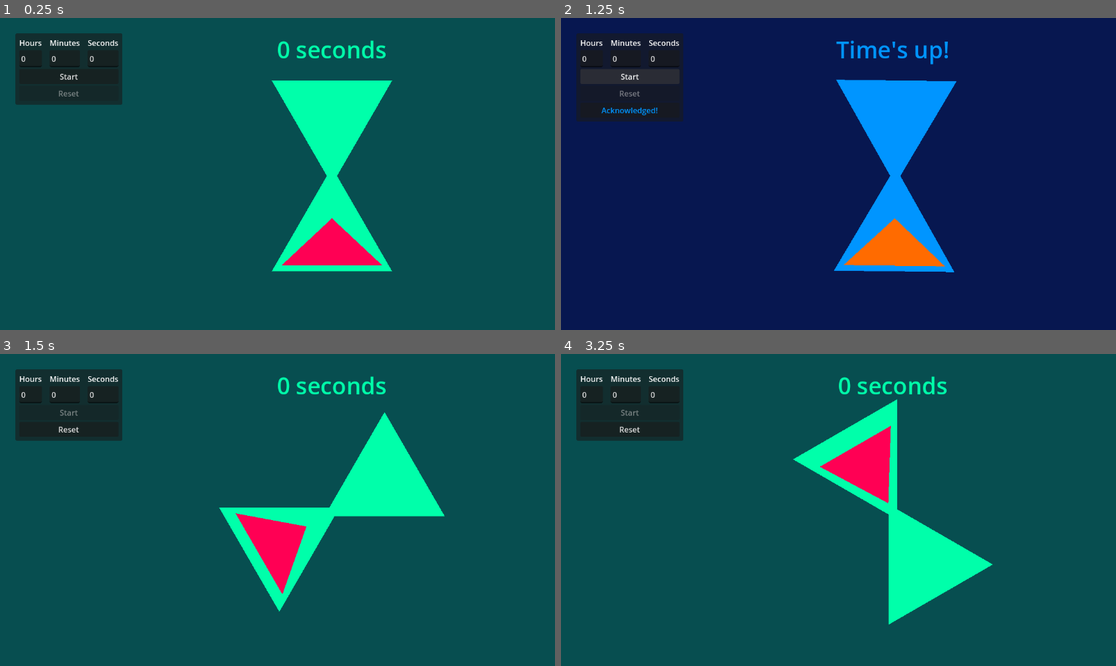
Above: before the commit, frames 1-4 (two rows, left to right).
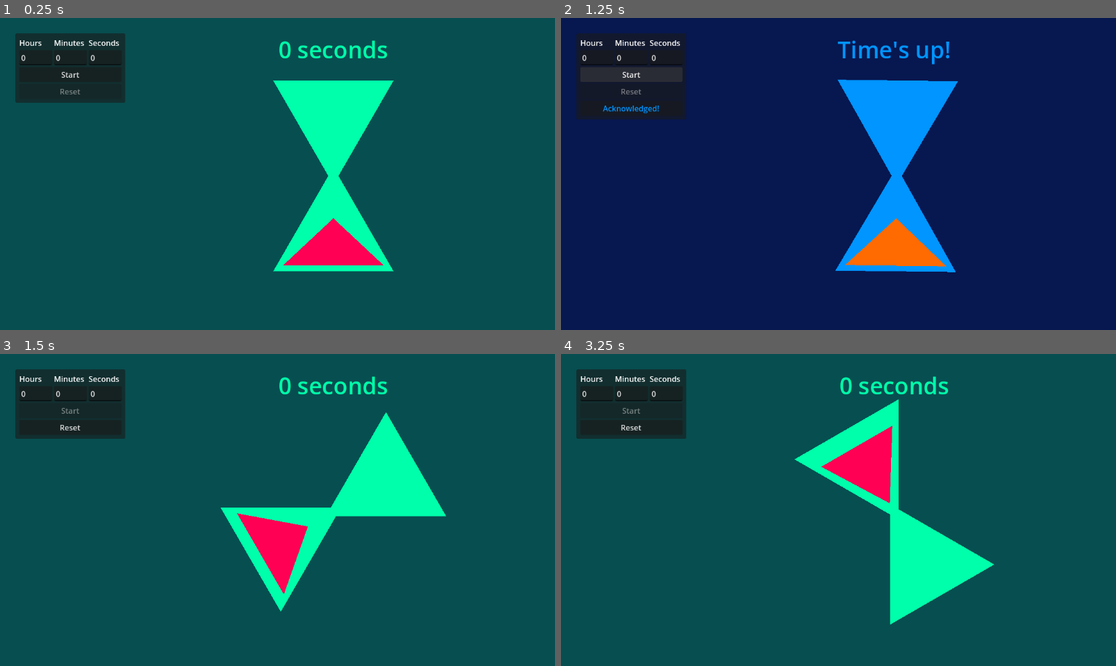
Above: after the commit, the same moments.

Repository: lewisc64/Hourglass
Game: Godot game, scene res://scenes/interface.tscn
Two runs of this game, one before a commit and one after it. Both use one fixed random seed, a clock stepped at 60 frames per second and the inputs below.
Inputs:
- Up to frame 1 (0.25 s): no input
- Up to frame 2 (1.25 s): click "Start" at 0.5 s
- Up to frame 3 (1.5 s): click "Start" at 1.25 s
- Up to frame 4 (3.25 s): click "Acknowledged!" at 2 s; click "Start" at 2.75 s

The runs differ from the first frame. In frame 1, 1.5% of the frame differs, in the area x 2-71%, y 4-82%; in frame 2, 1.7%, in the area x 2-72%, y 4-82%; in frame 3, 1.6%; in frame 4, 1.7%.

Commit message:
switch to LineEdit nodes

Diff:
--- a/Hourglass/scenes/interface.gd
+++ b/Hourglass/scenes/interface.gd
@@ -1,8 +1,8 @@
 extends Control
 
-@onready var text_edit_hours: TextEdit = %TextEditHours
-@onready var text_edit_minutes: TextEdit = %TextEditMinutes
-@onready var text_edit_seconds: TextEdit = %TextEditSeconds
+@onready var line_edit_hours: LineEdit = %LineEditHours
+@onready var line_edit_minutes: LineEdit = %LineEditMinutes
+@onready var line_edit_seconds: LineEdit = %LineEditSeconds
 @onready var label_remaining_time: Label = %LabelRemainingTime
 @onready var hourglass: Hourglass = %Hourglass
 @onready var button_flip: Button = %ButtonFlip
@@ -23,9 +23,9 @@
 
 func get_seconds() -> float:
 	var seconds = 0.0
-	seconds += float(text_edit_hours.text) * 3600
-	seconds += float(text_edit_minutes.text) * 60
-	seconds += float(text_edit_seconds.text)
+	seconds += float(line_edit_hours.text) * 3600
+	seconds += float(line_edit_minutes.text) * 60
+	seconds += float(line_edit_seconds.text)
 	return seconds
 
 
--- a/Hourglass/scenes/interface.tscn
+++ b/Hourglass/scenes/interface.tscn
@@ -1,9 +1,14 @@
-[gd_scene load_steps=7 format=3 uid="uid://be3pykxu8ypp0"]
+[gd_scene load_steps=9 format=3 uid="uid://be3pykxu8ypp0"]
 
 [ext_resource type="Script" uid="uid://7vmae48fo5fn" path="res://scenes/interface.gd" id="1_beetn"]
 [ext_resource type="PackedScene" uid="uid://e06rw76b7gcq" path="res://scenes/hourglass.tscn" id="1_fiocc"]
 [ext_resource type="PackedScene" uid="uid://dbjso2gpx2oq3" path="res://scenes/chimes.tscn" id="3_ajs2v"]
 [ext_resource type="Shader" uid="uid://symutan5hon4" path="res://scenes/hue_shift.tres" id="3_s0di0"]
+
+[sub_resource type="StyleBoxEmpty" id="StyleBoxEmpty_s0di0"]
+
+[sub_resource type="Theme" id="Theme_s0di0"]
+LineEdit/styles/focus = SubResource("StyleBoxEmpty_s0di0")
 
 [sub_resource type="LabelSettings" id="LabelSettings_fiocc"]
 font_size = 48
@@ -19,6 +24,7 @@
 anchor_bottom = 1.0
 grow_horizontal = 2
 grow_vertical = 2
+theme = SubResource("Theme_s0di0")
 script = ExtResource("1_beetn")
 
 [node name="ColorRect" type="ColorRect" parent="."]
@@ -62,7 +68,6 @@
 
 [node name="GridContainer" type="GridContainer" parent="MarginContainer/HBoxContainer/PanelContainer/MarginContainer/VBoxContainer"]
 layout_mode = 2
-theme_override_constants/h_separation = 16
 columns = 3
 
 [node name="Label" type="Label" parent="MarginContainer/HBoxContainer/PanelContainer/MarginContainer/VBoxContainer/GridContainer"]
@@ -77,32 +82,23 @@
 layout_mode = 2
 text = "Seconds"
 
-[node name="TextEditHours" type="TextEdit" parent="MarginContainer/HBoxContainer/PanelContainer/MarginContainer/VBoxContainer/GridContainer"]
+[node name="LineEditHours" type="LineEdit" parent="MarginContainer/HBoxContainer/PanelContainer/MarginContainer/VBoxContainer/GridContainer"]
 unique_name_in_owner = true
-custom_minimum_size = Vector2(0, 35)
 layout_mode = 2
 text = "0"
-placeholder_text = "Hours"
-emoji_menu_enabled = false
-middle_mouse_paste_enabled = false
+virtual_keyboard_type = 2
 
-[node name="TextEditMinutes" type="TextEdit" parent="MarginContainer/HBoxContainer/PanelContainer/MarginContainer/VBoxContainer/GridContainer"]
+[node name="LineEditMinutes" type="LineEdit" parent="MarginContainer/HBoxContainer/PanelContainer/MarginContainer/VBoxContainer/GridContainer"]
 unique_name_in_owner = true
-custom_minimum_size = Vector2(0, 35)
 layout_mode = 2
 text = "0"
-placeholder_text = "Minutes"
-emoji_menu_enabled = false
-middle_mouse_paste_enabled = false
+virtual_keyboard_type = 2
 
-[node name="TextEditSeconds" type="TextEdit" parent="MarginContainer/HBoxContainer/PanelContainer/MarginContainer/VBoxContainer/GridContainer"]
+[node name="LineEditSeconds" type="LineEdit" parent="MarginContainer/HBoxContainer/PanelContainer/MarginContainer/VBoxContainer/GridContainer"]
 unique_name_in_owner = true
-custom_minimum_size = Vector2(0, 35)
 layout_mode = 2
 text = "0"
-placeholder_text = "Seconds"
-emoji_menu_enabled = false
-middle_mouse_paste_enabled = false
+virtual_keyboard_type = 2
 
 [node name="ButtonFlip" type="Button" parent="MarginContainer/HBoxContainer/PanelContainer/MarginContainer/VBoxContainer"]
 unique_name_in_owner = true
